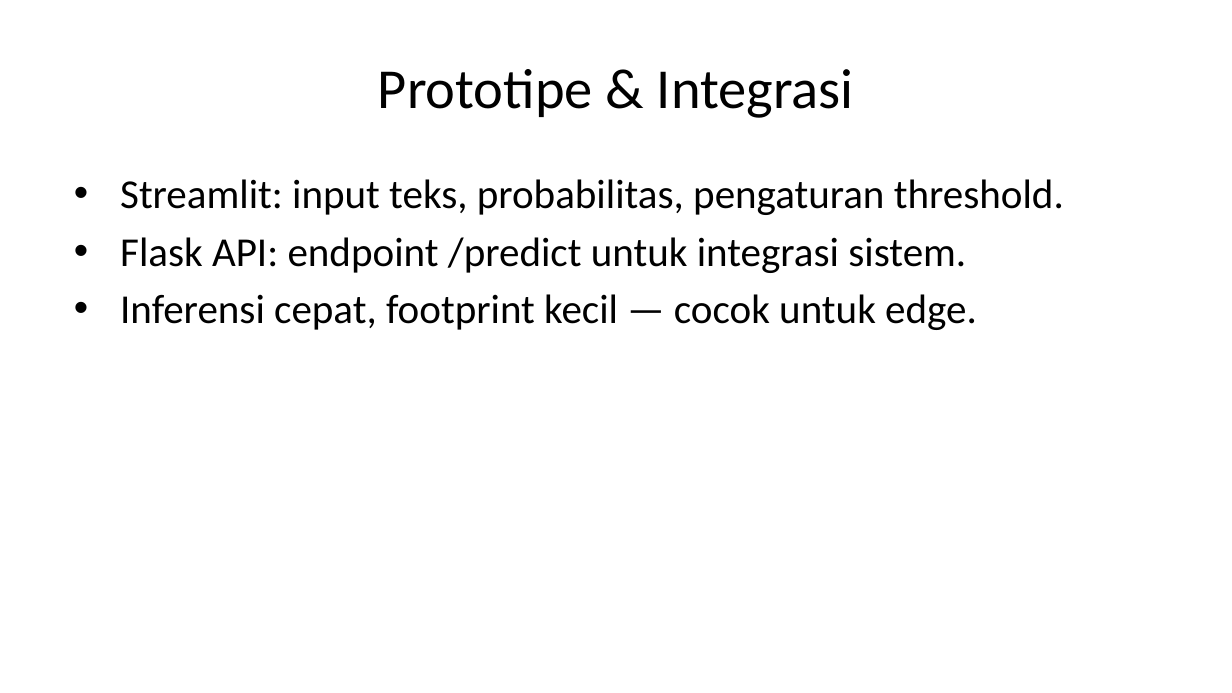
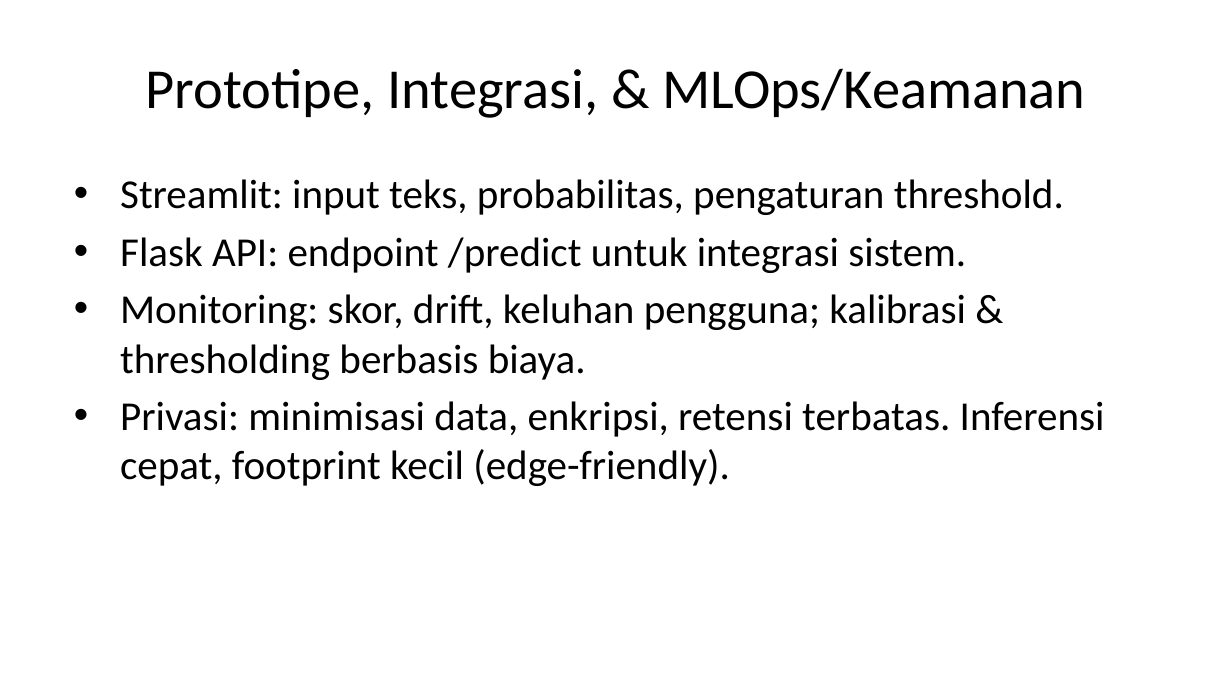
Before and after one commit to dinkznasaruddin/klasifikasi-spam-sms, a slide deck: slide 19 of slides/paper_presentation.pptx. Drawn at 1232x693 pixels with LibreOffice and Linux fonts; fonts in the diff are those of the drawing. Boxes give left, top, right and bottom in pixels: in the first picture for what was removed or moved away, otherwise in the second. Text is boxed around its words. In the diff, an @@ line names an element or a change of style, - is before the commit and + after.

```diff
--- a/slides/paper_presentation.pptx
+++ b/slides/paper_presentation.pptx
@@ title at [146,68,1085,118]: text changed @@
-Prototipe & Integrasi
+Prototipe, Integrasi, & MLOps/Keamanan
@@ text at [120,294,1105,486]: text changed @@
-• Inferensi cepat, footprint kecil — cocok untuk edge.
+• Monitoring: skor, drift, keluhan pengguna; kalibrasi & thresholding berbasis biaya.
+• Privasi: minimisasi data, enkripsi, retensi terbatas. Inferensi cepat, footprint kecil (edge-friendly).
```
Also in this commit, not shown: 5 other slides changed, 3 slides added, 3 slides removed, 18 other files.
